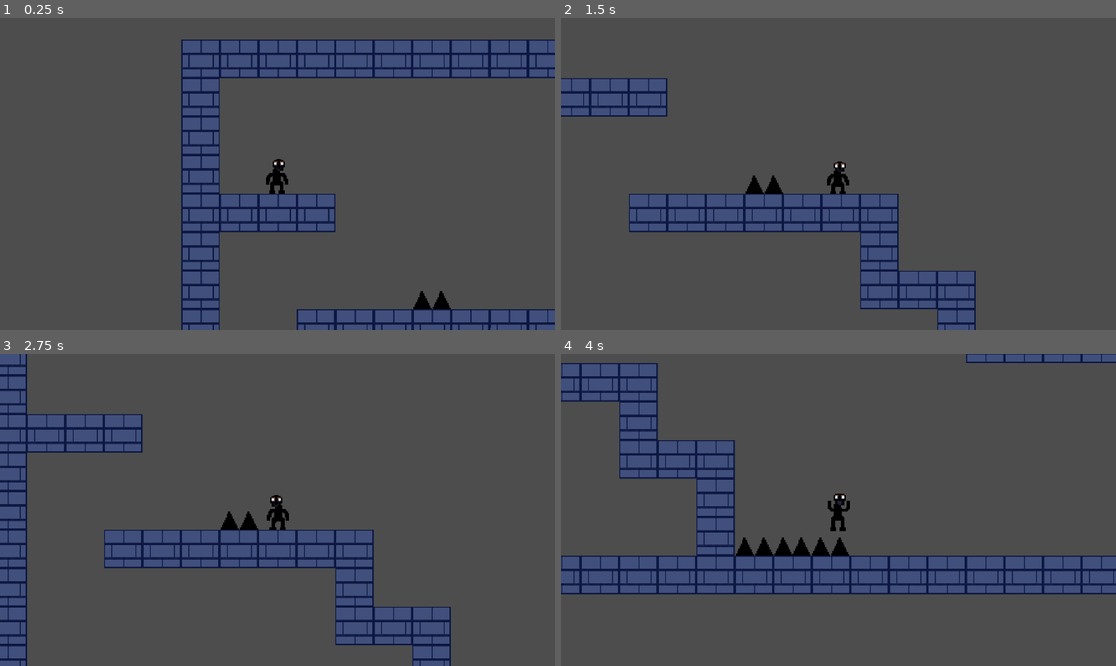
Above: before the commit, frames 1-4 (two rows, left to right).
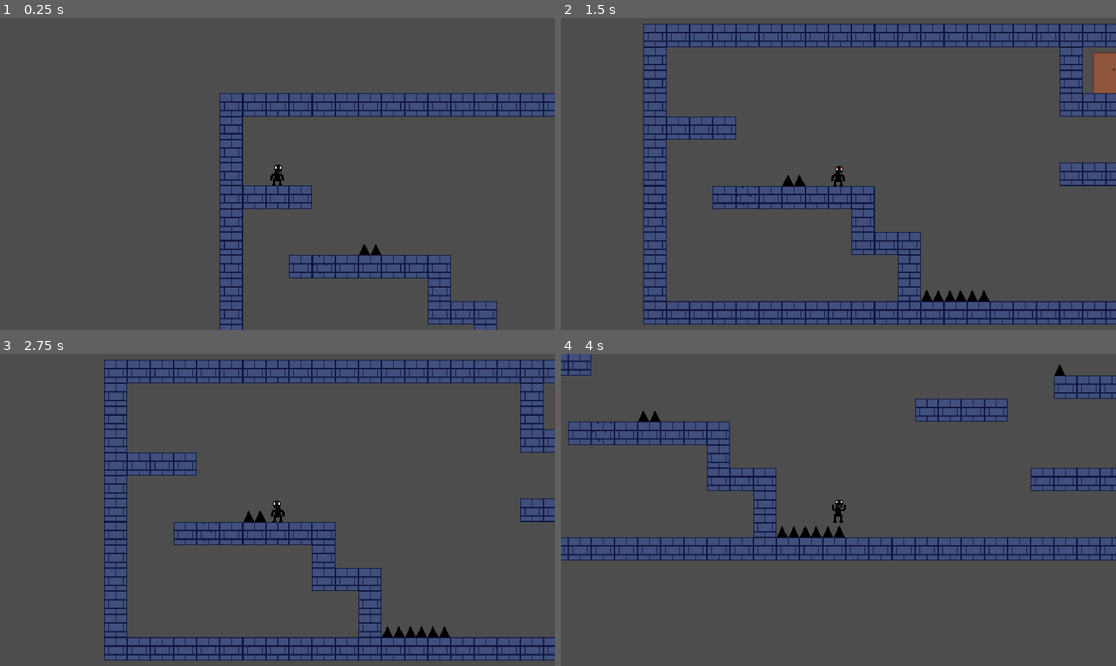
Above: after the commit, the same moments.

Repository: lollolker123/badlevel
Game: Godot game, scene res://levels/camera.tscn
The game is run twice, just before and just after one commit, with the same random seed, the same clock (stepped at 60 frames per second) and the same inputs.
Inputs:
- Up to frame 1 (0.25 s): no input
- Up to frame 2 (1.5 s): tap Enter at 0.5 s; hold D (stepright) from 0.53 s (still down); tap Space (jump) at 0.6, 0.77, 1.07, 1.35 s
- Up to frame 3 (2.75 s): tap Space (jump) at 1.52, 1.82, 2.1 s; release D (stepright) at 2.03 s; hold A (stepleft) from 2.03 s (still down)
- Up to frame 4 (4 s): release A (stepleft) at 2.78 s; hold D (stepright) from 2.78 s (still down); tap Space (jump) at 2.85, 3.02, 3.32, 3.6, 3.77 s

The runs differ from the first frame. In frame 1, 29% of the frame differs, in the area x 32-100%, y 6-100%; in frame 2, 29%; in frame 3, 32%, in the area x 0-100%, y 0-100%; in frame 4, 30%.

Commit message:
Stepblock added
Добавил Stepblock
Расширил функционал Stepblock
Сделал рестарт на R
Почистил код

Co-Authored-By: lollolker123 <187962018+lollolker123@users.noreply.github.com>

Diff:
--- a/levels/camera.tscn
+++ b/levels/camera.tscn
@@ -1,10 +1,11 @@
-[gd_scene load_steps=8 format=3 uid="uid://ci243ajrfs5aa"]
+[gd_scene load_steps=9 format=3 uid="uid://ci243ajrfs5aa"]
 
 [ext_resource type="PackedScene" uid="uid://dau6fovvrd0ti" path="res://objects/charactersgame/badlik.tscn" id="2_dheqv"]
 [ext_resource type="PackedScene" uid="uid://c6181g7xlw70x" path="res://ship.tscn" id="3_568rn"]
 [ext_resource type="PackedScene" uid="uid://cce0hwxa8r4l2" path="res://scripts/door.tscn" id="4_px1db"]
 [ext_resource type="PackedScene" uid="uid://dgc3458n2rbxy" path="res://objects/bloock.tscn" id="5_urhb3"]
 [ext_resource type="PackedScene" uid="uid://cb3ihh7jxbhi" path="res://objects/2_ships.tscn" id="6_caear"]
+[ext_resource type="PackedScene" uid="uid://octo6gl5gwxj" path="res://objects/stepblock.tscn" id="7_e758m"]
 [ext_resource type="PackedScene" uid="uid://cboj22inv71w3" path="res://objects/3_ships.tscn" id="7_uu880"]
 
 [sub_resource type="TileSet" id="TileSet_7ajyp"]
@@ -21,7 +22,7 @@
 next_scene = "res://levels/camera2.tscn"
 
 [node name="bloock" parent="." instance=ExtResource("5_urhb3")]
-layer_0/tile_data = PackedInt32Array(131063, 0, 0, 65527, 0, …(1554 unchanged characters)… 3, 0, 0, 327699, 0, 0, 65532, 0, 0, 65531, 0, 0, 65530, 0, 0)
+layer_0/tile_data = PackedInt32Array(131063, 0, 0, 65527, 0, …(1554 unchanged characters)… 3, 0, 0, 327699, 0, 0, 65532, 0, 0, 65530, 0, 0)
 
 [node name="ships" type="TileMap" parent="."]
 tile_set = SubResource("TileSet_7ajyp")
@@ -38,3 +39,7 @@
 
 [node name="3ships2" parent="." instance=ExtResource("7_uu880")]
 position = Vector2(174, 152)
+
+[node name="CharacterBody2D" parent="." instance=ExtResource("7_e758m")]
+position = Vector2(-144, 16)
+out_of_bounds_despawn = true
--- a/objects/stepblock.tscn
+++ b/objects/stepblock.tscn
@@ -8,12 +8,17 @@
 
 [node name="CharacterBody2D" type="CharacterBody2D"]
 script = ExtResource("1_p3lux")
+fly_direction = "Down"
 
 [node name="CollisionShape2D" type="CollisionShape2D" parent="."]
-position = Vector2(-3, -29)
 shape = SubResource("RectangleShape2D_slbnu")
 
 [node name="Sprite2D" type="Sprite2D" parent="."]
 texture_filter = 1
-position = Vector2(-3, -29)
 texture = ExtResource("1_ch85h")
+
+[node name="VisibleOnScreenNotifier2D" type="VisibleOnScreenNotifier2D" parent="."]
+position = Vector2(2.38419e-07, 2.38419e-07)
+scale = Vector2(1.6, 1.6)
+
+[connection signal="screen_exited" from="VisibleOnScreenNotifier2D" to="." method="_on_visible_on_screen_notifier_2d_screen_exited"]
--- a/project.godot
+++ b/project.godot
@@ -14,6 +14,16 @@
 run/main_scene="res://levels/camera.tscn"
 config/features=PackedStringArray("4.2", "Forward Plus")
 config/icon="res://icon.svg"
+
+[display]
+
+window/size/viewport_width=1920
+window/size/viewport_height=1080
+window/size/mode=4
+
+[dotnet]
+
+project/assembly_name="badlevel"
 
 [input]
 
--- a/scripts/badlik.gd
+++ b/scripts/badlik.gd
@@ -7,7 +7,6 @@
 const JUMP_VELOCITY = -425.0
 var health = 10
 
-# Get the gravity from the project settings to be synced with RigidBody nodes.
 var gravity = ProjectSettings.get_setting("physics/2d/default_gravity")
 
 func applyDMG(dmg : int):
@@ -24,16 +23,13 @@
 	if death:
 		return
 
-	# Handle jump.
 	if Input.is_action_just_pressed("jump") and is_on_floor():
 		velocity.y = JUMP_VELOCITY
 		sprite.play("jump")
 
+	if Input.is_action_just_pressed("restart"):
+		get_tree().reload_current_scene()
 
-
-
-	# Get the input direction and handle the movement/deceleration.
-	# As good practice, you should replace UI actions with custom gameplay actions.
 	var direction = Input.get_axis("stepleft", "stepright")
 	if direction:
 		velocity.x = direction * SPEED
@@ -49,13 +45,9 @@
 		sprite.flip_h = true
 	move_and_slide()
 
-
-
 func _on_animated_sprite_2d_animation_finished():
 	if not death:
 		sprite.play("idle")
 
-
-
 func _on_deathtimer_timeout():
 	get_tree().reload_current_scene()
--- a/scripts/stepblock.gd
+++ b/scripts/stepblock.gd
@@ -1,8 +1,39 @@
-extends StaticBody2D
+extends CharacterBody2D
 
-@export_enum("Up","Down","Right","Left") var fly_direction
+
+@export_enum("Up", "Down", "Right", "Left") var fly_direction : String
+
+@export var speed : int = 100
+var direction : Vector2
+
+@export var out_of_bounds_despawn : bool = false
+@export var colliding : bool = true
+var activated : bool = false
+
 
 func fly():
 	match fly_direction:
 		"Up":
-			velocity = Vector2.UP
+			direction = Vector2.UP
+		"Down":
+			direction = Vector2.DOWN
+		"Right":
+			direction = Vector2.RIGHT
+		"Left":
+			direction = Vector2.LEFT
+	activated = true
+
+func _physics_process(_delta):
+	if activated:
+		velocity = direction * speed
+
+	for i in get_slide_collision_count():
+		var collision = get_slide_collision(i)
+		if collision.get_collider().name == "badlik":
+			fly()
+
+	move_and_slide()
+
+func _on_visible_on_screen_notifier_2d_screen_exited():
+	if out_of_bounds_despawn and activated:
+		queue_free()
